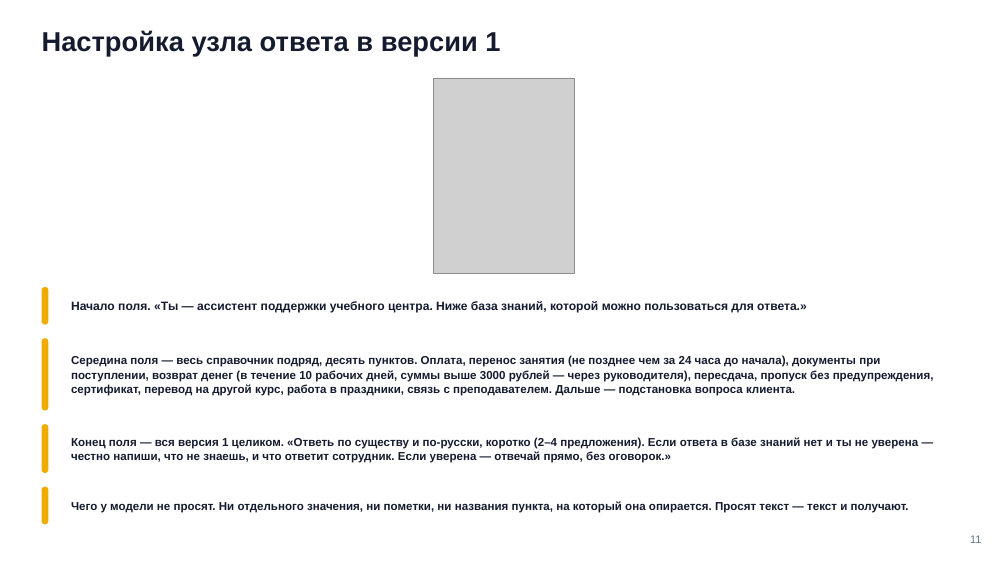
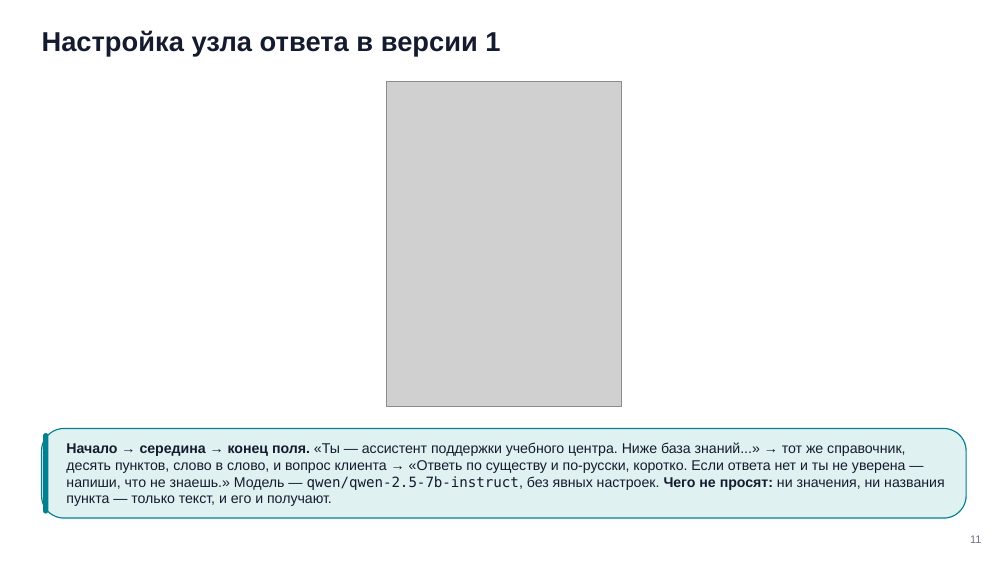
Before and after one commit to tellina-study/AI-usage-lessons, a slide deck: slide 11 of library/seminars/sem-09/rendered/sem-09.pptx. Drawn at 1008x567 pixels with LibreOffice and Linux fonts; fonts in the diff are those of the drawing; grey boxes stand for pictures. Boxes give left, top, right and bottom in pixels: in the first picture for what was removed or moved away, otherwise in the second. Text is boxed around its words. In the diff, an @@ line names an element or a change of style, - is before the commit and + after.

```diff
--- a/library/seminars/sem-09/rendered/sem-09.pptx
+++ b/library/seminars/sem-09/rendered/sem-09.pptx
@@ picture: place and size @@
-picture at (433,78,574,273)
+picture at (387,82,622,407)
@@ rounded rectangle removed at (42,287,48,325) @@
@@ text removed at (71,301,807,313) @@
-Начало поля. «Ты — ассистент поддержки учебного центра. Ниже база знаний, которой можно пользоваться для ответа.»
@@ rounded rectangle removed at (42,338,48,411) @@
@@ text removed at (71,355,934,396) @@
-Середина поля — весь справочник подряд, десять пунктов. Оплата, перенос занятия (не позднее чем за 24 часа до начала), документы при поступлении, возврат денег (в течение 10 рабочих дней, суммы выше 3000 рублей — через руководителя), пересдача, пропуск без предупреждения, сертификат, перевод на другой курс, работа в праздники, связь с преподавателем. Дальше — подстановка вопроса клиента.
@@ rounded rectangle added at (42,429,966,519), fill #E0F1F2, outline #028090 1.1 pt @@
@@ rounded rectangle: place and size @@
-rounded rectangle at (42,424,48,473)
+rounded rectangle at (43,433,48,513)
@@ rounded rectangle at (43,433,48,513): fill #F0AB00 to #028090 @@
@@ text at (66,442,944,506): text changed; size 11 to 13.5 pt; bold off @@
-Конец поля — вся версия 1 целиком. «Ответь по существу и по-русски, коротко (2–4 предложения). Если ответа в базе знаний нет и ты не уверена — честно напиши, что не знаешь, и что ответит сотрудник. Если уверена — отвечай прямо, без оговорок.»
+Начало → середина → конец поля. «Ты — ассистент поддержки учебного центра. Ниже база знаний...» → тот же справочник, десять пунктов, слово в слово, и вопрос клиента → «Ответь по существу и по-русски, коротко. Если ответа нет и ты не уверена — напиши, что не знаешь.» Модель — qwen/qwen-2.5-7b-instruct, без явных настроек. Чего не просят: ни значения, ни названия пункта — только текст, и его и получают.
@@ rounded rectangle removed at (42,487,48,525) @@
@@ text removed at (71,501,909,513) @@
-Чего у модели не просят. Ни отдельного значения, ни пометки, ни названия пункта, на который она опирается. Просят текст — текст и получают.
```
Also in this commit, not shown: 60 other slides changed, 32 slides added, 24 slides removed, 1 other file.
